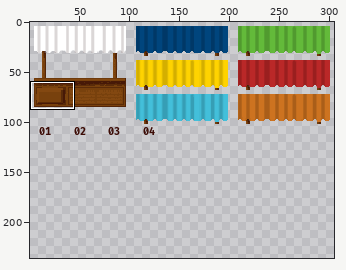
Edited in one commit: sprite sheet (maps/fair.png). The picture above shows the old version from afar; the outline marks the close-up.
Close-up. Before the edit:
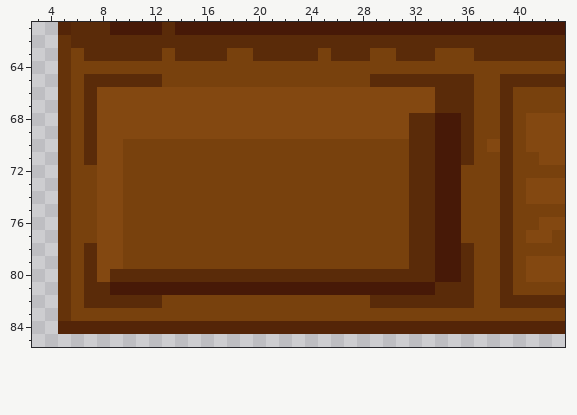
The file is 340x340 pixels. Pixels under 10% opacity are left out. Colours within 5 levels of each other are drawn and written as one. Shown: x 3..43, y 61..85. The wide view leaves out empty margins. The commit also changed other parts of the picture, which this record leaves out.
Once edited:
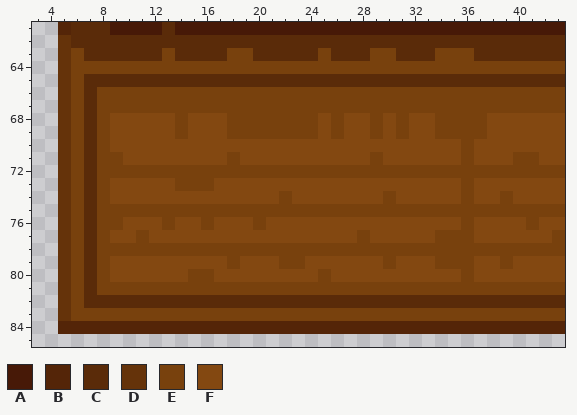
Palette (. is transparent): A #471907  B #542508  C #5a2b09  D #65330a  E #78410d  F #834811
Difference:
Changed rows in their new state; - is an unchanged pixel.
first column x 7:
65 ------CCCCCCCCCCCCCCCC--------CC--
66 -EEEEEEEEEEEEEEEEEEEEEEEEEEEEE--E-
67 -EEEEEEEEEEEEEEEEEEEEEEEEEEEEE--E-
68 -E-----E---EEEEEEE-E--E-EFFEEE-FFF
69 -E-----E---EEEEEEE-E--E-EFFEEE-FFF
70 -E-FFFFFFFFFFFFFFFFFFFFFFFFFFEF-FF
71 -EEFFFFFFFF-FFFFFFFFFF-FFFFFFEFFF-
72 CEE----------------------EEEE---E-
73 CE-FFFF---FFFFFFFFFFFFFFFFFFF-FFFF
74 CE-FFFFFFFFFFFF-FFFFFFF-FFFFF-FFEF
75 CEE----------------------EEEE---E-
76 CEEFFF-FF-FFF-FFFFFFFFFFFFFFF-FFFF
77 CE-F-FFFFFFFFFFFFFFFF-FFFFFEE-FFFF
78 -EE----------------------EEEEE--E-
79 -E-FFFFFFFF-FFF--FFFFFF-FFFEEEFFEF
80 -EFFFFFFEEFFFFFFFFEFFFFFFFFFFEFFFF
81 -EEEEEEEEEEEEEEEEEEEEEEEEEEEEE--E-
82 ------CCCCCCCCCCCCCCCC--------CC--
Changed places in both close-ups, as pixel boxes (x1, y1, x2, y2):
changed: (84, 74, 526, 308)
